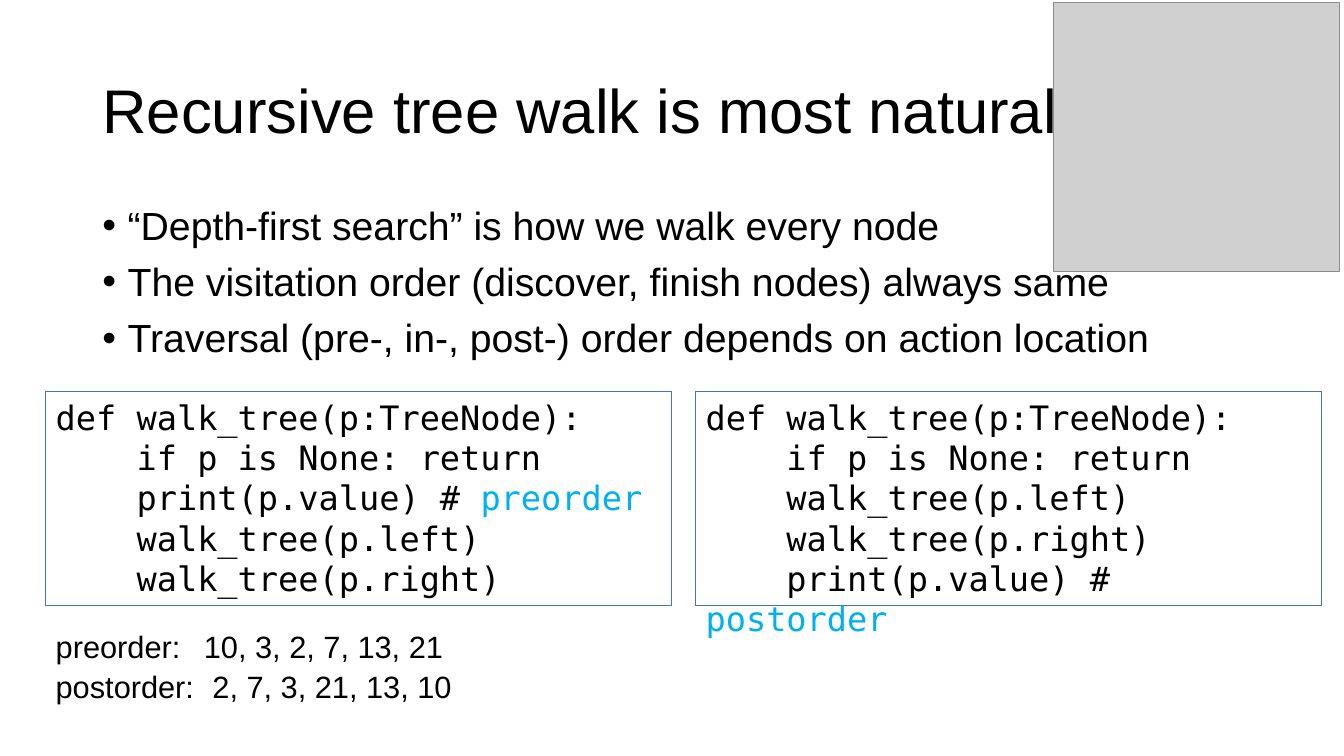
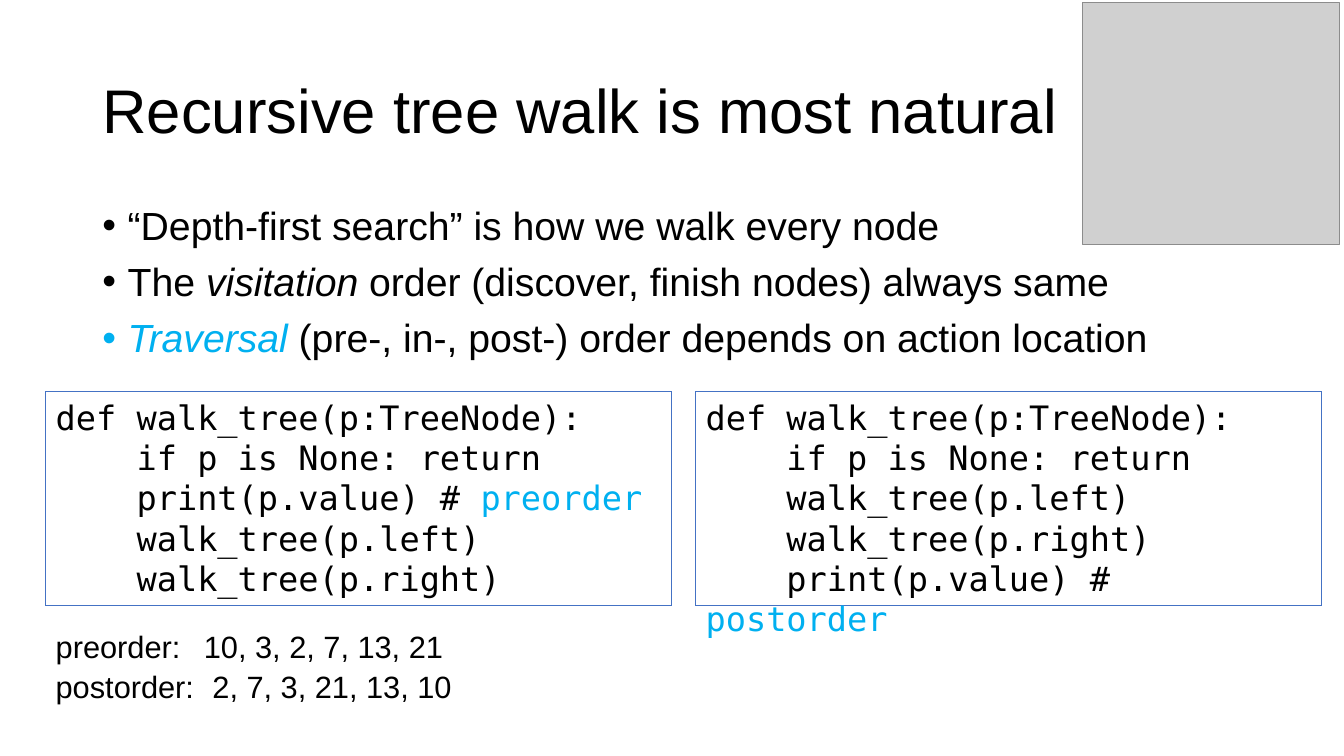
Before and after one commit to parrt/msds689, a slide deck: slide 6 of notes/walking-structures.pptx. Drawn at 1344x756 pixels with LibreOffice and Linux fonts; fonts in the diff are those of the drawing; grey boxes stand for pictures; background and template pictures are left out. Boxes give left, top, right and bottom in pixels: in the first picture for what was removed or moved away, otherwise in the second. Text is boxed around its words. In the diff, an @@ line names an element or a change of style, - is before the commit and + after.

```diff
--- a/notes/walking-structures.pptx
+++ b/notes/walking-structures.pptx
@@ picture: place and size @@
-picture at bbox=[1055, 3, 1340, 272]
+picture at bbox=[1083, 3, 1340, 245]
@@ text at bbox=[128, 267, 1147, 360]: italic on in "visitation", "Traversal"; text colour #000000 to #00B0F0 in "Traversal" @@
```
Also in this commit, not shown: 7 other slides changed, 4 other files.
